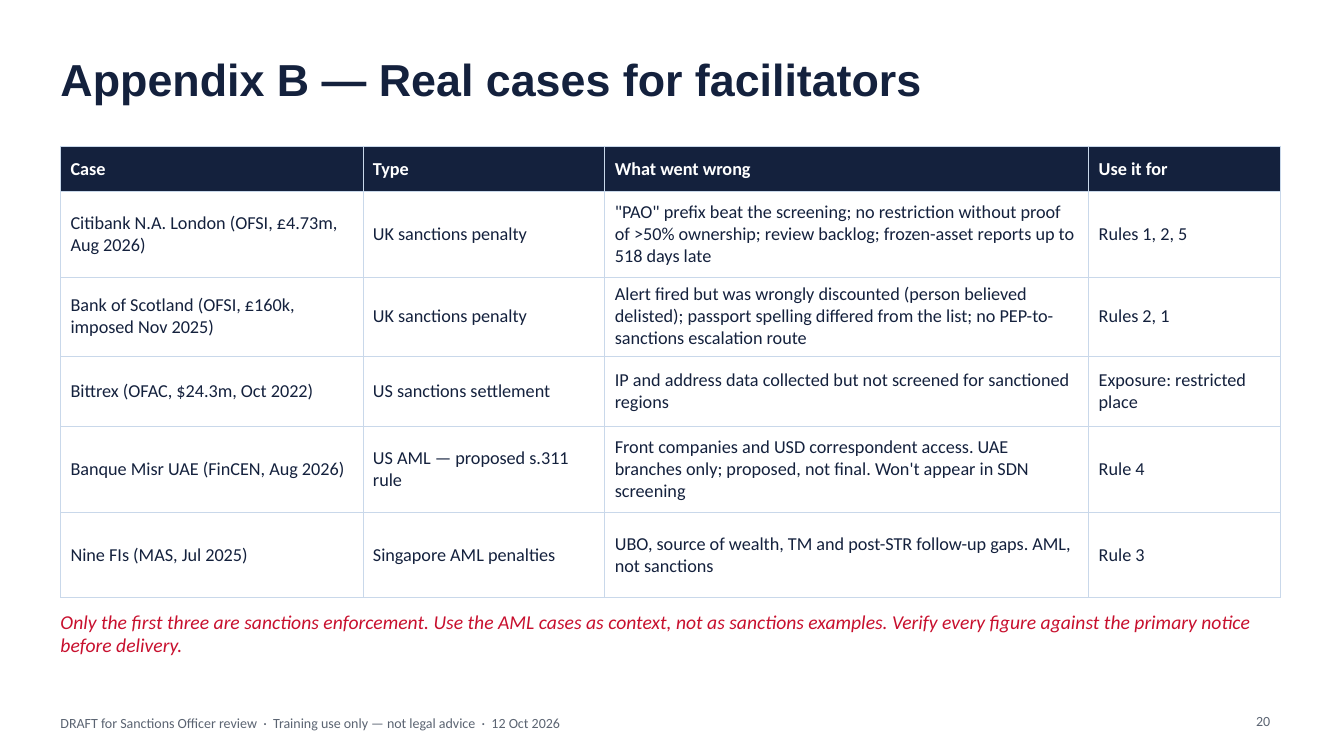
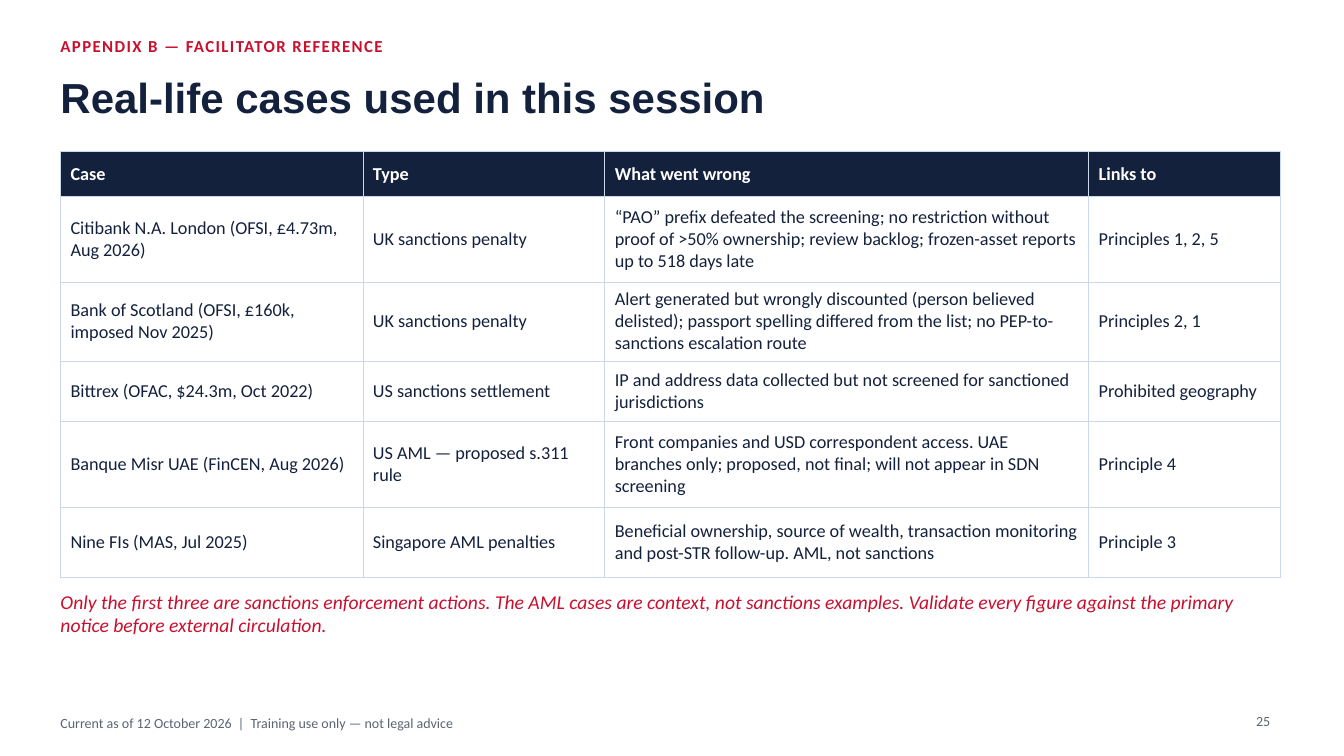
Before and after one commit to danielslonim-art/Screening, a slide deck: slide 25 of training/sanctions-in-practice-2026-10/sanctions-in-practice-analyst-edition.pptx (slide 20 before the commit). Drawn at 1344x756 pixels with LibreOffice and Linux fonts; fonts in the diff are those of the drawing. Boxes give left, top, right and bottom in pixels: in the first picture for what was removed or moved away, otherwise in the second. Text is boxed around its words. In the diff, an @@ line names an element or a change of style, - is before the commit and + after.

```diff
--- a/training/sanctions-in-practice-2026-10/sanctions-in-practice-analyst-edition.pptx
+++ b/training/sanctions-in-practice-2026-10/sanctions-in-practice-analyst-edition.pptx
@@ text added at (60, 41, 382, 52), 12 pt, text #C8102E, bold @@
+APPENDIX B — FACILITATOR REFERENCE
@@ title at (60, 82, 764, 114): text changed; size 32 to 30 pt @@
-Appendix B — Real cases for facilitators
+Real-life cases used in this session
@@ table at (60, 151, 1280, 566) @@
-row 1, column 4: Use it for
+row 1, column 4: Links to
@@ row 2, column 3: ""PAO" prefix beat the screening; no restriction without proof of >50% ownership; review backlog; frozen-asset reports up to 518 days late" to "“PAO” prefix defeated the screening; no restriction without proof of >50% ownership; review backlog; frozen-asset reports up to 518 days late" @@
-row 2, column 4: Rules 1, 2, 5
+row 2, column 4: Principles 1, 2, 5
-row 3, column 3: Alert fired but was wrongly discounted (person believed delisted); passport spelling differed from the list; no PEP-to-sanctions escalation route
+row 3, column 3: Alert generated but wrongly discounted (person believed delisted); passport spelling differed from the list; no PEP-to-sanctions escalation route
-row 3, column 4: Rules 2, 1
+row 3, column 4: Principles 2, 1
-row 4, column 3: IP and address data collected but not screened for sanctioned regions
+row 4, column 3: IP and address data collected but not screened for sanctioned jurisdictions
-row 4, column 4: Exposure: restricted place
+row 4, column 4: Prohibited geography
-row 5, column 3: Front companies and USD correspondent access. UAE branches only; proposed, not final. Won't appear in SDN screening
+row 5, column 3: Front companies and USD correspondent access. UAE branches only; proposed, not final; will not appear in SDN screening
-row 5, column 4: Rule 4
+row 5, column 4: Principle 4
-row 6, column 3: UBO, source of wealth, TM and post-STR follow-up gaps. AML, not sanctions
+row 6, column 3: Beneficial ownership, source of wealth, transaction monitoring and post-STR follow-up. AML, not sanctions
-row 6, column 4: Rule 3
+row 6, column 4: Principle 3
@@ table: place and size @@
-table at (60, 146, 1280, 576)
+table at (60, 151, 1280, 566)
@@ text at (60, 595, 1234, 634): text changed @@
-Only the first three are sanctions enforcement. Use the AML cases as context, not as sanctions examples. Verify every figure against the primary notice before delivery.
+Only the first three are sanctions enforcement actions. The AML cases are context, not sanctions examples. Validate every figure against the primary notice before external circulation.
@@ text at (60, 718, 453, 731): text changed @@
-DRAFT for Sanctions Officer review · Training use only — not legal advice · 12 Oct 2026
+Current as of 12 October 2026 | Training use only — not legal advice
@@ page number at (1256, 717, 1270, 726): text changed @@
-20
+25
```
Also in this commit, not shown: 11 other slides changed, 13 slides added, 8 slides removed, 1 other file.
